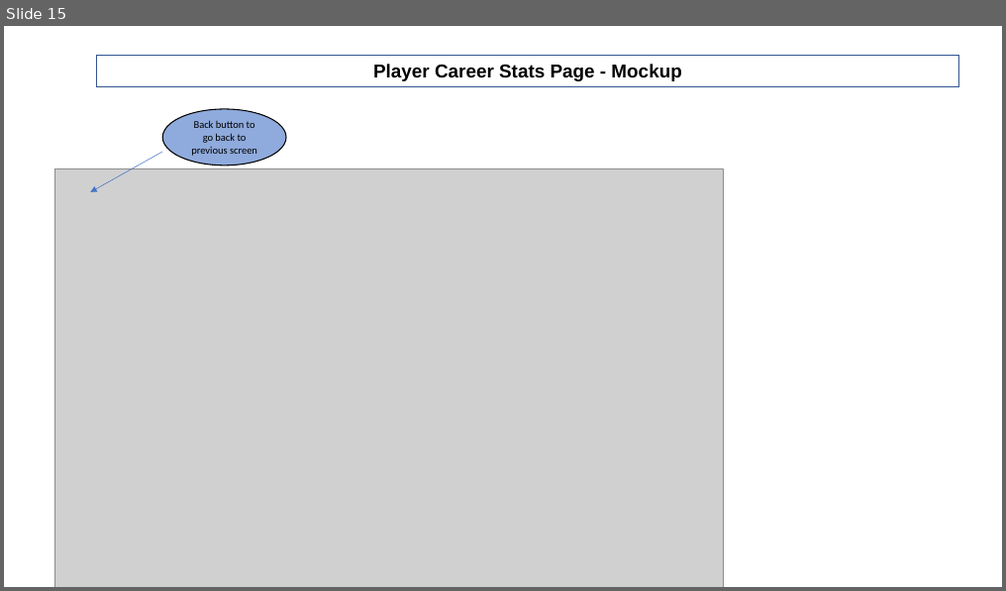
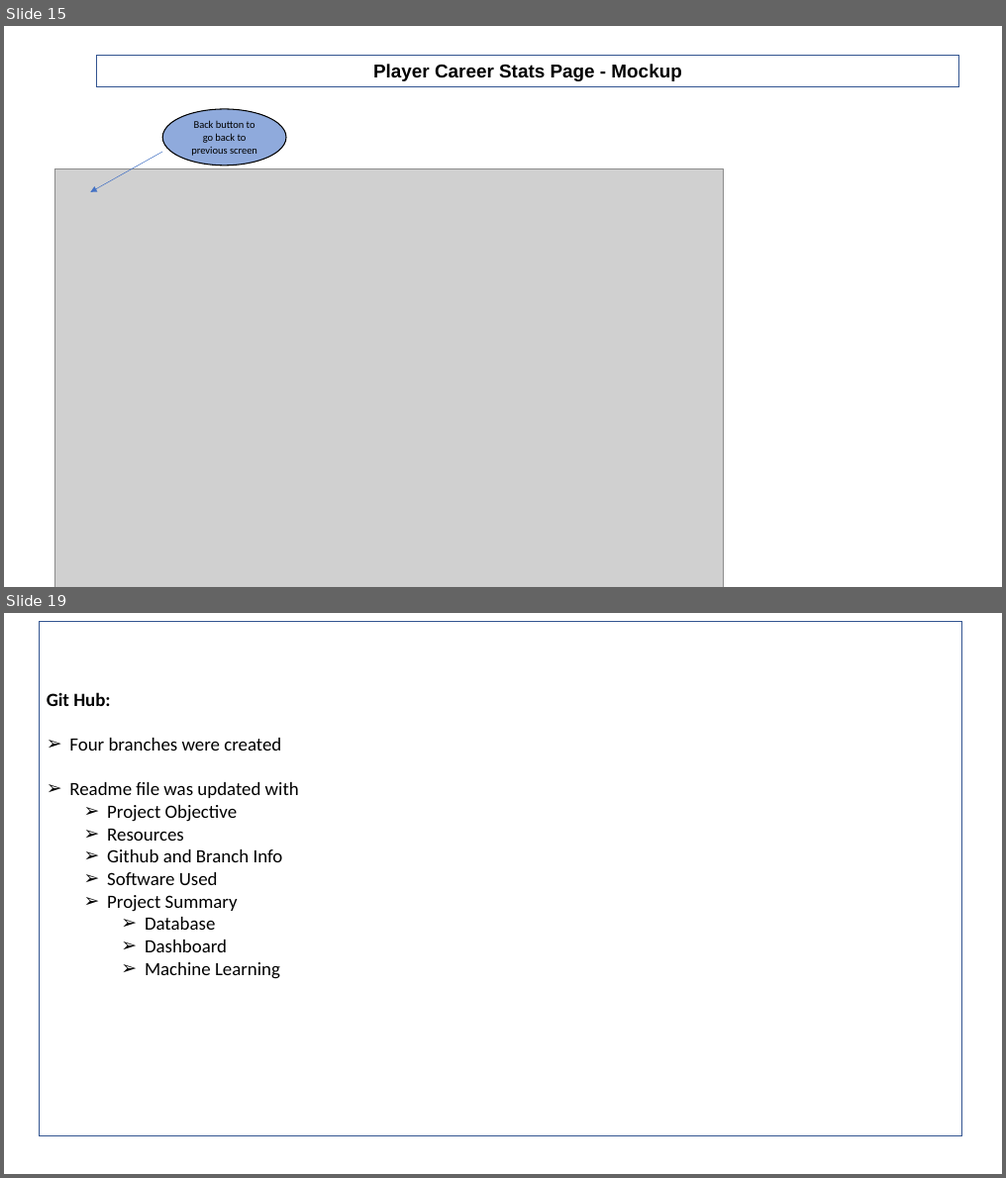
Before and after one commit to asitkumar26/nba-player-analytics, a slide deck: Presentation/NBA Player Analytics- Week 2 Deliverables.pptx. Shown one above the other, each under a label of ours: slide 15 before the commit, slides 15 and 19 after it; the slides between them are not shown. The pictures are 1006x591 and 1006x1178 pixels, drawn with LibreOffice and Linux fonts; fonts in the diff are those of the drawing; grey boxes stand for pictures. Boxes give left, top, right and bottom in pixels: in the first picture for what was removed or moved away, otherwise in the second. Text is boxed around its words. In the diff, an @@ line names an element or a change of style, - is before the commit and + after.

```diff
--- a/Presentation/NBA Player Analytics- Week 2 Deliverables.pptx
+++ b/Presentation/NBA Player Analytics- Week 2 Deliverables.pptx
@@ slide 19 added at (4, 613, 1002, 1174), background #FFFFFF @@
@@ rectangle added at (40, 621, 962, 1136), outline #325491 0.5 pt, 18 pt, text #000000 @@
+Git Hub:
+➢ Four branches were created
+➢ Readme file was updated with
+  ➢ Project Objective
+  ➢ Resources
+  ➢ Github and Branch Info
+  ➢ Software Used
+  ➢ Project Summary
+    ➢ Database
+    ➢ Dashboard
+    ➢ Machine Learning
```
Also in this commit, not shown: 1 slide changed, 3 other slides added, 6 other files.
